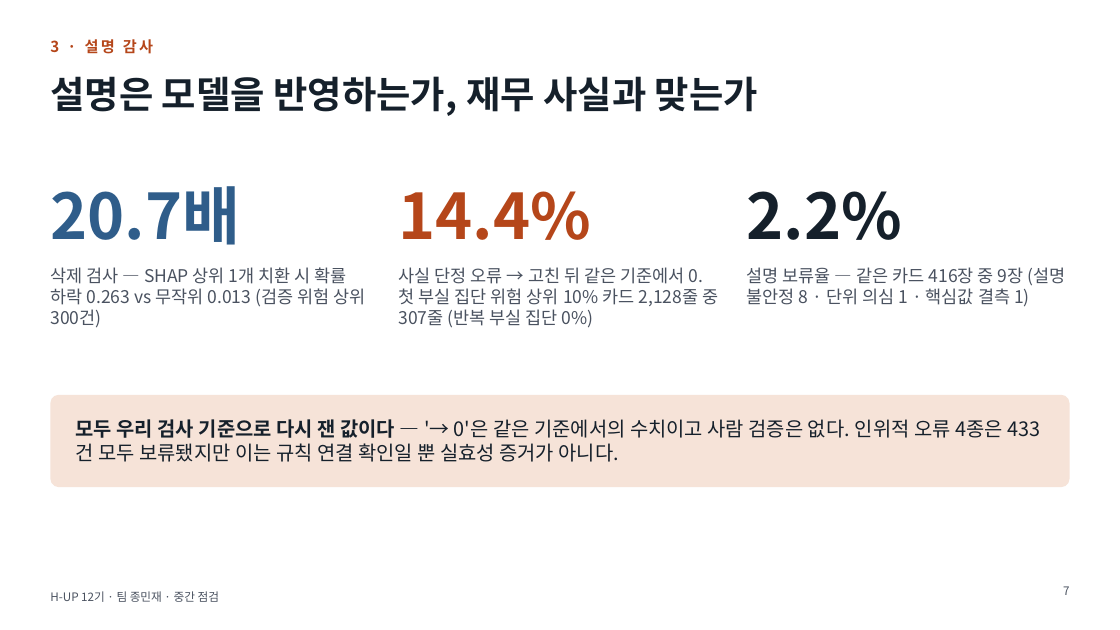
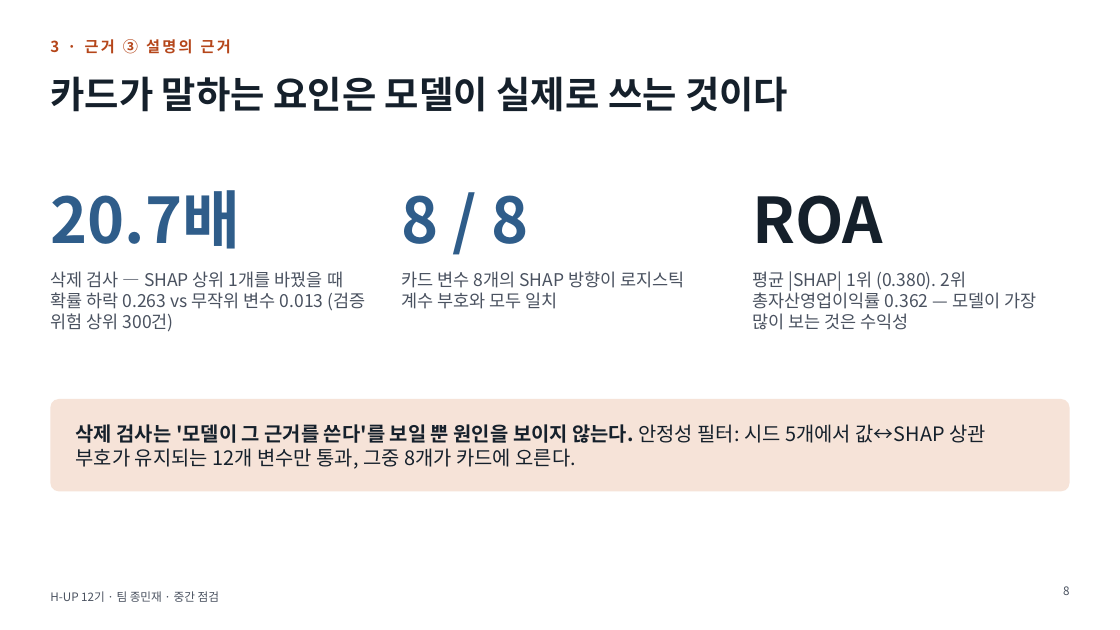
Before and after one commit to ejongmin/h-up-xai-project, a slide deck: slide 8 of 발표/중간점검_보고회.pptx (slide 7 before the commit). Drawn at 1120x630 pixels with LibreOffice and Linux fonts; fonts in the diff are those of the drawing. Boxes give left, top, right and bottom in pixels: in the first picture for what was removed or moved away, otherwise in the second. Text is boxed around its words. In the diff, an @@ line names an element or a change of style, - is before the commit and + after.

```diff
--- a/발표/중간점검_보고회.pptx
+++ b/발표/중간점검_보고회.pptx
@@ text at (x1=50, y1=39, x2=231, y2=54): text changed @@
-3 · 설명 감사
+3 · 근거 ③ 설명의 근거
@@ title at (x1=50, y1=76, x2=788, y2=112): text changed @@
-설명은 모델을 반영하는가, 재무 사실과 맞는가
+카드가 말하는 요인은 모델이 실제로 쓰는 것이다
@@ text "20.7배" moved from (x1=50, y1=186, x2=240, y2=245) to (x1=50, y1=190, x2=240, y2=249) @@
@@ text removed at (x1=399, y1=191, x2=592, y2=240) @@
-14.4%
@@ text added at (x1=401, y1=195, x2=528, y2=244), 54 pt, text #2F5D8A, bold @@
+8 / 8
@@ text removed at (x1=747, y1=191, x2=902, y2=240) @@
-2.2%
@@ text added at (x1=752, y1=195, x2=883, y2=244), 54 pt, text #15202B, bold @@
+ROA
@@ text removed at (x1=399, y1=267, x2=718, y2=328) @@
-사실 단정 오류 → 고친 뒤 같은 기준에서 0. 첫 부실 집단 위험 상위 10% 카드 2,128줄 중 307줄 (반복 부실 집단 0%)
@@ text removed at (x1=747, y1=267, x2=1066, y2=307) @@
-설명 보류율 — 같은 카드 416장 중 9장 (설명 불안정 8 · 단위 의심 1 · 핵심값 결측 1)
@@ text at (x1=50, y1=271, x2=365, y2=332): text changed @@
-삭제 검사 — SHAP 상위 1개 치환 시 확률 하락 0.263 vs 무작위 0.013 (검증 위험 상위 300건)
+삭제 검사 — SHAP 상위 1개를 바꿨을 때 확률 하락 0.263 vs 무작위 변수 0.013 (검증 위험 상위 300건)
@@ text added at (x1=401, y1=271, x2=684, y2=309), 15 pt, text #4A5260 @@
+카드 변수 8개의 SHAP 방향이 로지스틱 계수 부호와 모두 일치
@@ text added at (x1=752, y1=271, x2=1036, y2=330), 15 pt, text #4A5260 @@
+평균 |SHAP| 1위 (0.380). 2위 총자산영업이익률 0.362 — 모델이 가장 많이 보는 것은 수익성
@@ rounded rectangle moved from (x1=50, y1=395, x2=1070, y2=487) to (x1=50, y1=399, x2=1070, y2=492) @@
@@ text at (x1=76, y1=424, x2=986, y2=469): text changed @@
-모두 우리 검사 기준으로 다시 잰 값이다 — '→ 0'은 같은 기준에서의 수치이고 사람 검증은 없다. 인위적 오류 4종은 433건 모두 보류됐지만 이는 규칙 연결 확인일 뿐 실효성 증거가 아니다.
+삭제 검사는 '모델이 그 근거를 쓴다'를 보일 뿐 원인을 보이지 않는다. 안정성 필터: 시드 5개에서 값↔SHAP 상관 부호가 유지되는 12개 변수만 통과, 그중 8개가 카드에 오른다.
@@ page number at (x1=1063, y1=586, x2=1069, y2=595): text changed @@
-7
+8
```
Also in this commit, not shown: 11 other slides changed, 4 slides added, 1 slide removed, 3 other files.
